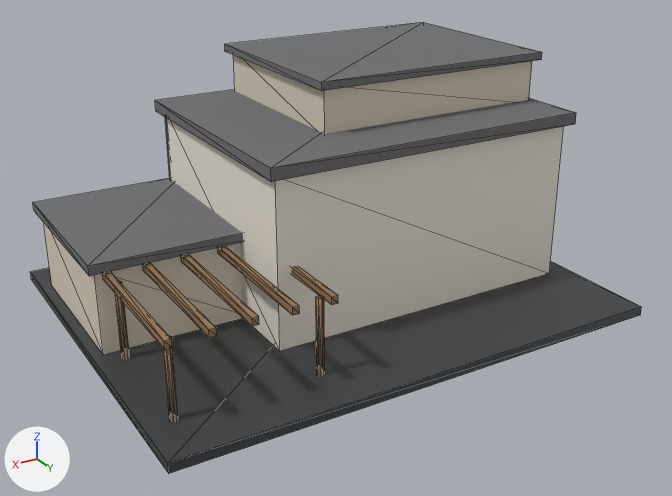
A saved change to the glTF model src/assets/models/props/villa_b.glb.
One viewpoint serves both versions: a 50 mm camera at (16.8, 28.9, 16.5) aimed at (0.0, 1.0, 2.5). Arrows for +X, +Y and +Z are at lower left; the lights stay in place. The first picture is the older version. Mesh edges are drawn as thin lines. Vertices at exactly the same position are counted once.

Before the edit, the objects in view are built like this:
```python
me_cube_001 = bpy.data.meshes.new('Cube.001')
me_cube_001.from_pydata(...)  # a box spanning x -8.65..3.85, y -5.95..3.55, z 0.35..6.75
me_cube_001.materials.append(mat_villaplaster)  # white #efe8dd
me_merged_roofdark_mesh = bpy.data.meshes.new('Merged_RoofDark_mesh')
me_merged_roofdark_mesh.from_pydata(...)  # 64 vertices, 96 faces; spans x -9.0..9.4, y -6.2..3.9, z 0.4..9.1
me_merged_roofdark_mesh.materials.append(mat_roofdark)  # grey #6f6f73
me_merged_villaglass_mesh = bpy.data.meshes.new('Merged_VillaGlass_mesh')
me_merged_villaglass_mesh.from_pydata(...)  # a box spanning x -7.0..2.2, y -6.19..-5.91, z 0.7..5.1; a box spanning x -8.89..-8.61, y -3.95..1.55, z 3.4..5.4; a box spanning x -7.8..-0.2, y -6.19..-5.91, z 7.3..8.6
me_merged_villaglass_mesh.materials.append(mat_villaglass)  # cyan #598697
me_merged_villawood_mesh = bpy.data.meshes.new('Merged_VillaWood_mesh')
me_merged_villawood_mesh.from_pydata(...)  # 192 vertices, 304 faces; spans x -7.0..8.9, y -6.5..6.2, z 0.0..5.7
me_merged_villawood_mesh.materials.append(mat_villawood)  # brown #957655
ob_merged_roofdark = bpy.data.objects.new('Merged_RoofDark', me_merged_roofdark_mesh)
ob_merged_roofdark.location = (0.0, 0.0, 0.0)
ob_merged_villaglass = bpy.data.objects.new('Merged_VillaGlass', me_merged_villaglass_mesh)
ob_merged_villaglass.location = (0.0, 0.0, 0.0)
ob_merged_villawood = bpy.data.objects.new('Merged_VillaWood', me_merged_villawood_mesh)
ob_merged_villawood.location = (0.0, 0.0, 0.0)
ob_villab_main = bpy.data.objects.new('villab_main', me_cube_001)
ob_villab_main.location = (0.0, 0.0, 0.0)
# also in view: 'Merged_VillaStone' at (0.2, -2.3, 4.6); 'Merged_VillaGranite' at (0.0, 0.0, 0.2)
```
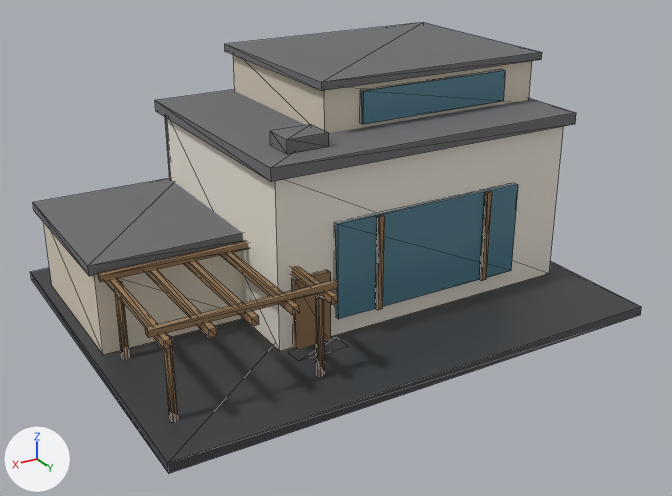
What differs and where, as boxes (x1, y1, x2, y2) in the pictures (672 x 496 px):
'Merged_VillaGlass', reshaped (not visible before)
    after: (335, 70, 518, 319)
'Merged_VillaWood', reshaped
    before: (103, 246, 338, 421)
    after: (98, 191, 492, 421)
part 1 of me_merged_roofdark_mesh, added
    after: (270, 124, 329, 154)
part 2 of me_merged_villaglass_mesh, added (cyan)
    after: (335, 183, 518, 319)
part 3 of me_merged_villaglass_mesh, added (cyan)
    after: (361, 70, 506, 124)
part 4 of me_merged_villawood_mesh, added (brown)
    after: (292, 270, 331, 349)
part 5 of me_merged_villawood_mesh, added (brown)
    after: (480, 191, 492, 281)
part 6 of me_merged_villawood_mesh, added (brown)
    after: (376, 215, 385, 310)
part 7 of me_merged_villawood_mesh, added (brown)
    after: (98, 241, 248, 282)
part 8 of me_merged_villawood_mesh, added (brown)
    after: (145, 280, 338, 338)

The change, as a diff of the scene's bpy script:
```diff
--- a/src/assets/models/props/villa_b.glb.py
+++ b/src/assets/models/props/villa_b.glb.py
@@ me_merged_roofdark_mesh @@
 # used by ob_merged_roofdark; location = (0.0, 0.0, 0.0)
-me_merged_roofdark_mesh.from_pydata(...)  # 64 vertices, 96 faces; spans x -9.0..9.4, y -6.2..3.9, z 0.4..9.1
+me_merged_roofdark_mesh.from_pydata(...)  # 72 vertices, 108 faces; spans x -9.0..9.4, y -6.2..3.9, z 0.4..9.1
+# me_merged_roofdark_mesh part 1: a new loose piece, a box spanning x 1.4..3.0, y 1.6..2.8, z 7.17..7.67, in mat_roofdark (grey #6f6f73)
 me_merged_roofdark_mesh.materials.append(mat_roofdark)
@@ me_merged_villaglass_mesh @@
 # used by ob_merged_villaglass; location = (0.0, 0.0, 0.0)
-me_merged_villaglass_mesh.from_pydata(...)  # 24 vertices, 36 faces; spans x -8.89..2.2, y -6.19..1.55, z 0.7..8.6
+me_merged_villaglass_mesh.from_pydata(...)  # 40 vertices, 60 faces; spans x -8.89..2.2, y -6.19..3.74, z 0.7..8.6
+# me_merged_villaglass_mesh part 2: a new loose piece, a box spanning x -6.4..1.6, y 3.49..3.74, z 1.1..4.7, in mat_villaglass (cyan #598697)
+# me_merged_villaglass_mesh part 3: a new loose piece, a box spanning x -7.25..-0.75, y 1.35..1.6, z 7.35..8.55, in mat_villaglass (cyan #598697)
 me_merged_villaglass_mesh.materials.append(mat_villaglass)
@@ me_merged_villawood_mesh @@
 # used by ob_merged_villawood; location = (0.0, 0.0, 0.0)
-me_merged_villawood_mesh.from_pydata(...)  # 192 vertices, 304 faces; spans x -7.0..8.9, y -6.5..6.2, z 0.0..5.7
+me_merged_villawood_mesh.from_pydata(...)  # 232 vertices, 364 faces; spans x -7.0..9.2, y -6.5..6.2, z 0.0..5.7
+# me_merged_villawood_mesh part 4: a new loose piece, a box spanning x 1.9..3.3, y 3.49..3.74, z 0.2..3.0, in mat_villawood (brown #957655)
+# me_merged_villawood_mesh part 5: a new loose piece, a box spanning x -5.01..-4.79, y 3.72..3.88, z 1.1..4.7, in mat_villawood (brown #957655)
+# me_merged_villawood_mesh part 6: a new loose piece, a box spanning x -0.21..0.01, y 3.72..3.88, z 1.1..4.7, in mat_villawood (brown #957655)
+# me_merged_villawood_mesh part 7: a new loose piece, a box spanning x 2.8..9.2, y 1.08..1.32, z 3.41..3.63, in mat_villawood (brown #957655)
+# me_merged_villawood_mesh part 8: a new loose piece, a box spanning x 2.8..9.2, y 5.48..5.72, z 3.41..3.63, in mat_villawood (brown #957655)
 me_merged_villawood_mesh.materials.append(mat_villawood)
```
